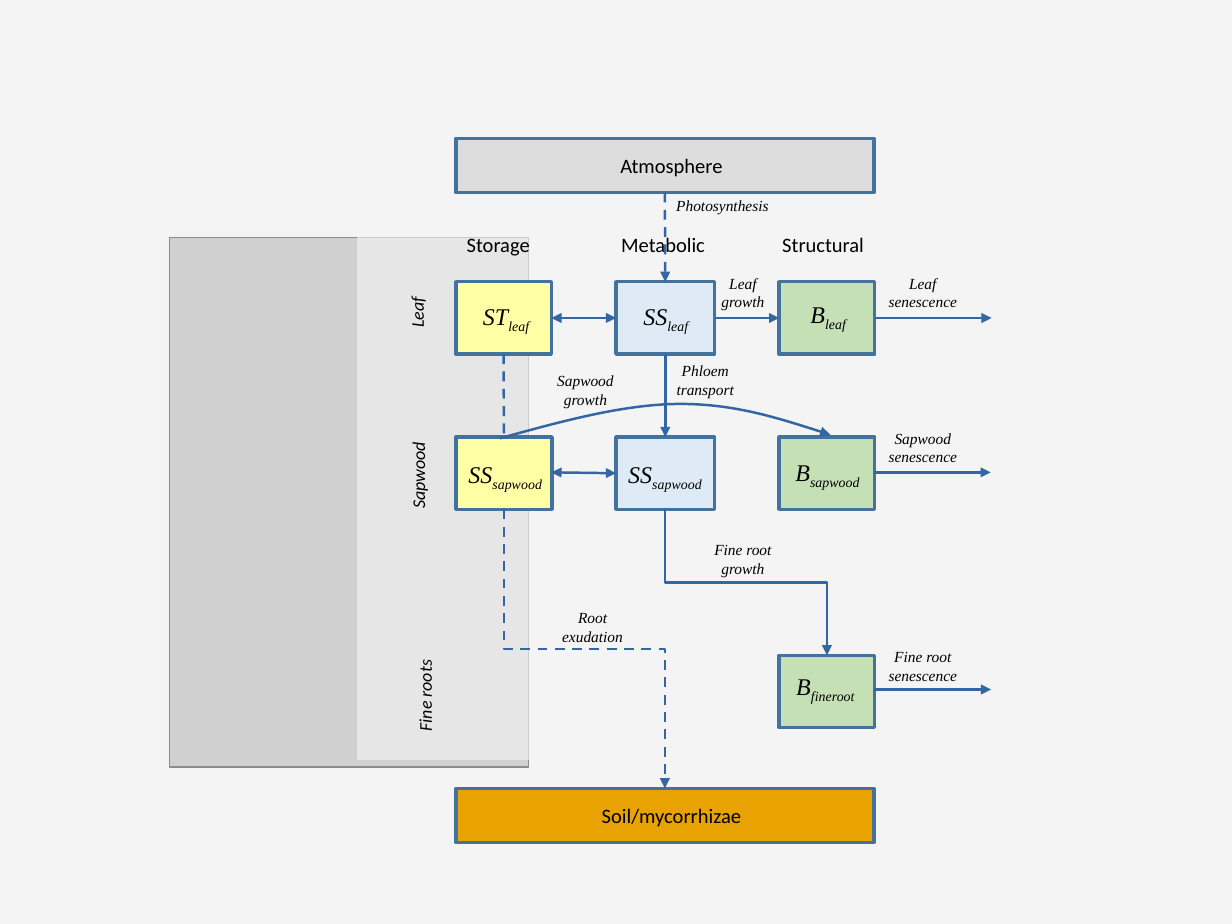
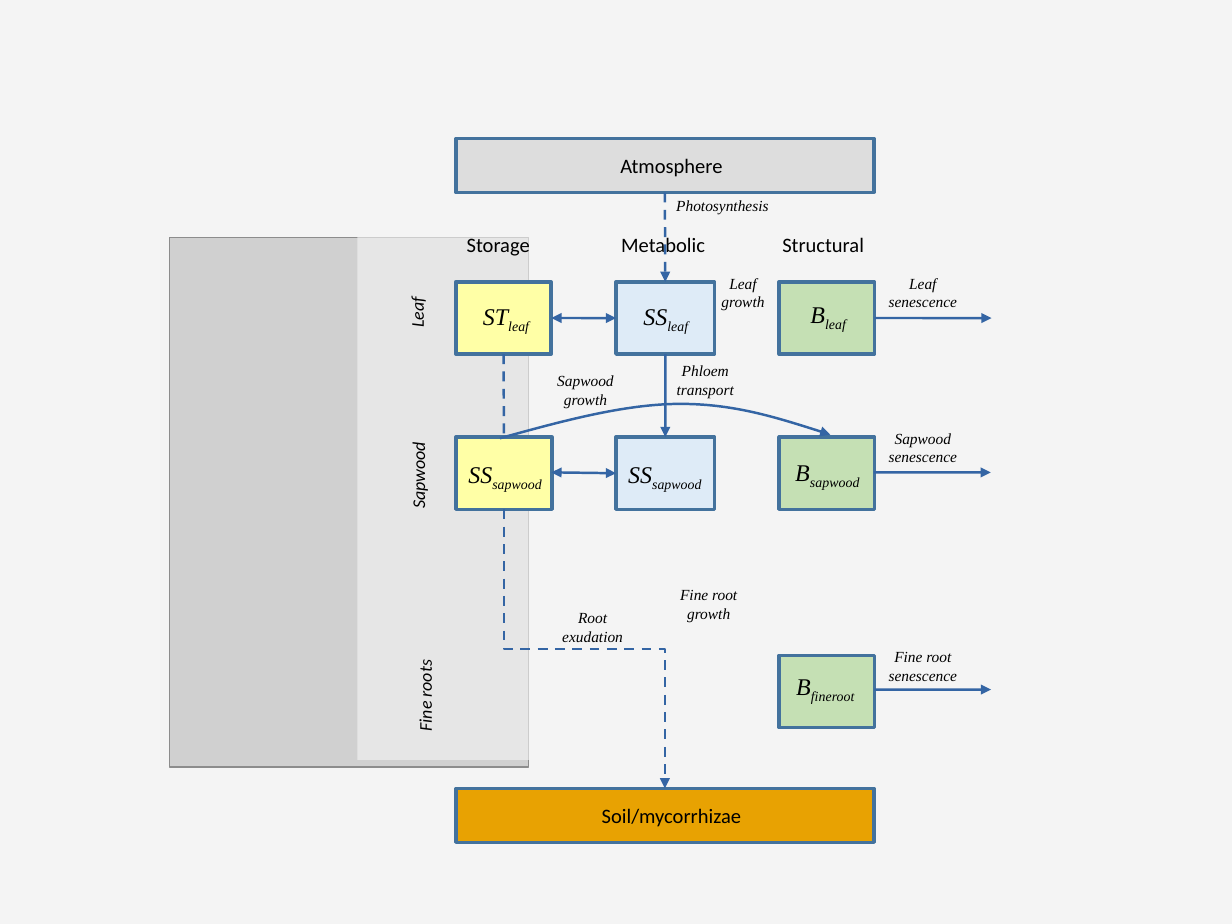
Before and after one commit to emf-creaf/medfatebook, a slide deck: slide 9 of Hydraulics.pptx. Drawn at 1232x924 pixels with LibreOffice and Linux fonts; fonts in the diff are those of the drawing; grey boxes stand for pictures. Boxes give left, top, right and bottom in pixels: in the first picture for what was removed or moved away, otherwise in the second. Text is boxed around its words. In the diff, an @@ line names an element or a change of style, - is before the commit and + after.

Commit message:
update growth

```diff
--- a/Hydraulics.pptx
+++ b/Hydraulics.pptx
@@ arrow removed from (715, 318) to (779, 318) @@
@@ elbow arrow removed from (665, 509) to (827, 655) @@
@@ text "Fine root growth": place and size @@
-text "Fine root growth" at [714, 545, 771, 578]
+text "Fine root growth" at [680, 590, 737, 622]
```
Also in this commit, not shown: 7 other slides changed, 4 other files.
